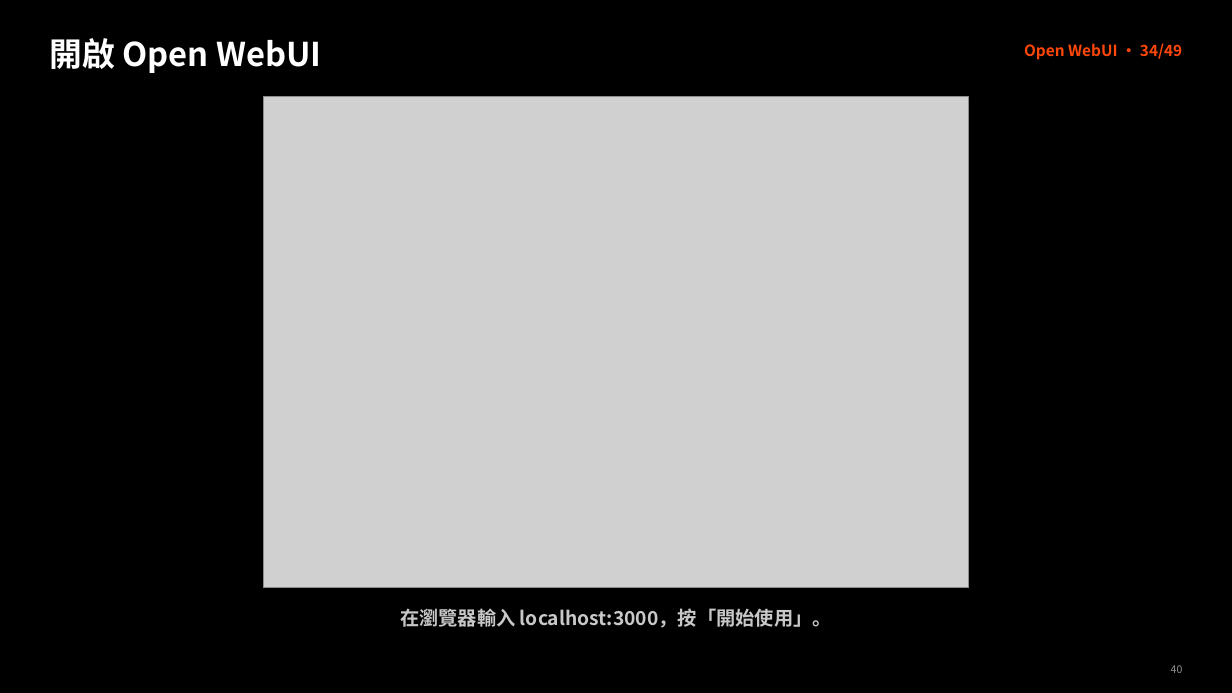
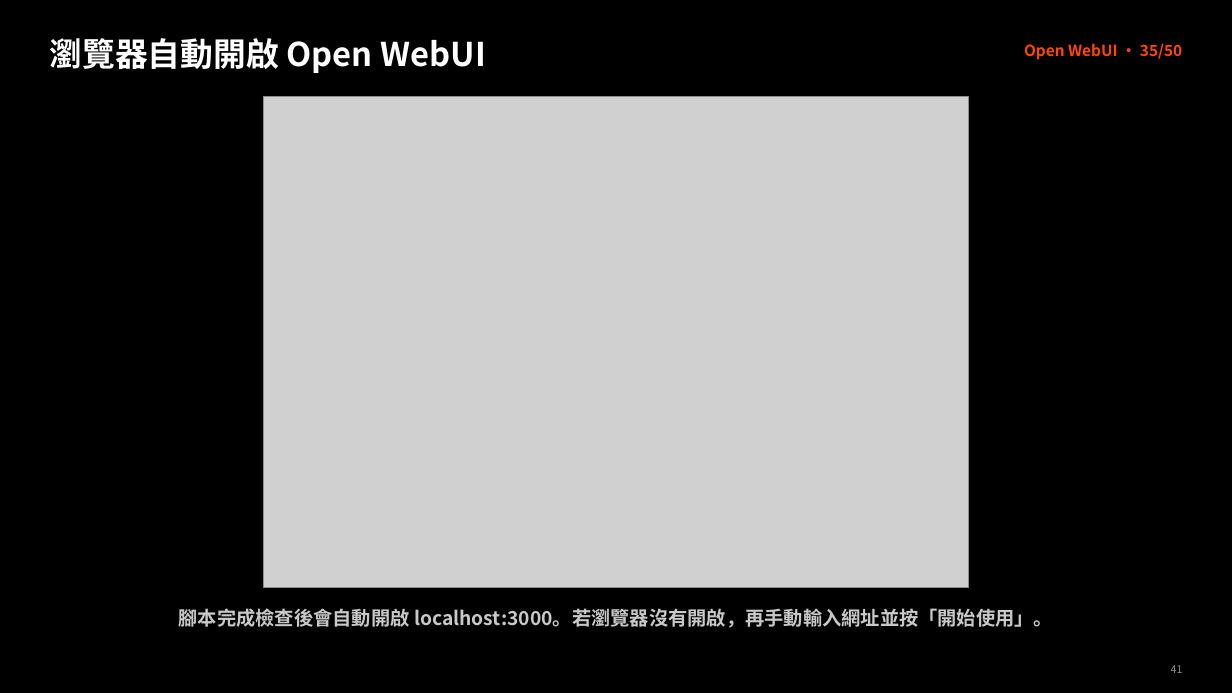
Before and after one commit to lee0401g/project-delivery_3LM, a slide deck: slide 41 of 地端AI建置實作.pptx (slide 40 before the commit). Drawn at 1232x693 pixels with LibreOffice and Linux fonts; fonts in the diff are those of the drawing; grey boxes stand for pictures. Boxes give left, top, right and bottom in pixels: in the first picture for what was removed or moved away, otherwise in the second. Text is boxed around its words. In the diff, an @@ line names an element or a change of style, - is before the commit and + after.

Commit message:
修改同步內容
1 獨立出 p25、26 操作分支
2 移除 p27 贅字
3 p33 更新狀態檢查流程與示意圖，確保敘述一致
4 p47 應要求閱者在此頁將開關設定到與此一致
5 明確標示本份簡報僅涵蓋單元 00～04
6 已移除畫面、正文及講者備註中的未來 RAG／知識庫提示

```diff
--- a/地端AI建置實作.pptx
+++ b/地端AI建置實作.pptx
@@ text at [50, 38, 485, 73]: text changed @@
-開啟 Open WebUI
+瀏覽器自動開啟 Open WebUI
@@ text at [1024, 43, 1182, 60]: text changed @@
-Open WebUI · 34/49
+Open WebUI · 35/50
@@ text at [179, 608, 1053, 628]: text changed @@
-在瀏覽器輸入 localhost:3000，按「開始使用」。
+腳本完成檢查後會自動開啟 localhost:3000。若瀏覽器沒有開啟，再手動輸入網址並按「開始使用」。
@@ text at [1171, 665, 1183, 673]: text changed @@
-40
+41
```
Also in this commit, not shown: 51 other slides changed, 4 slides added, 2 slides removed, 2 other files.
